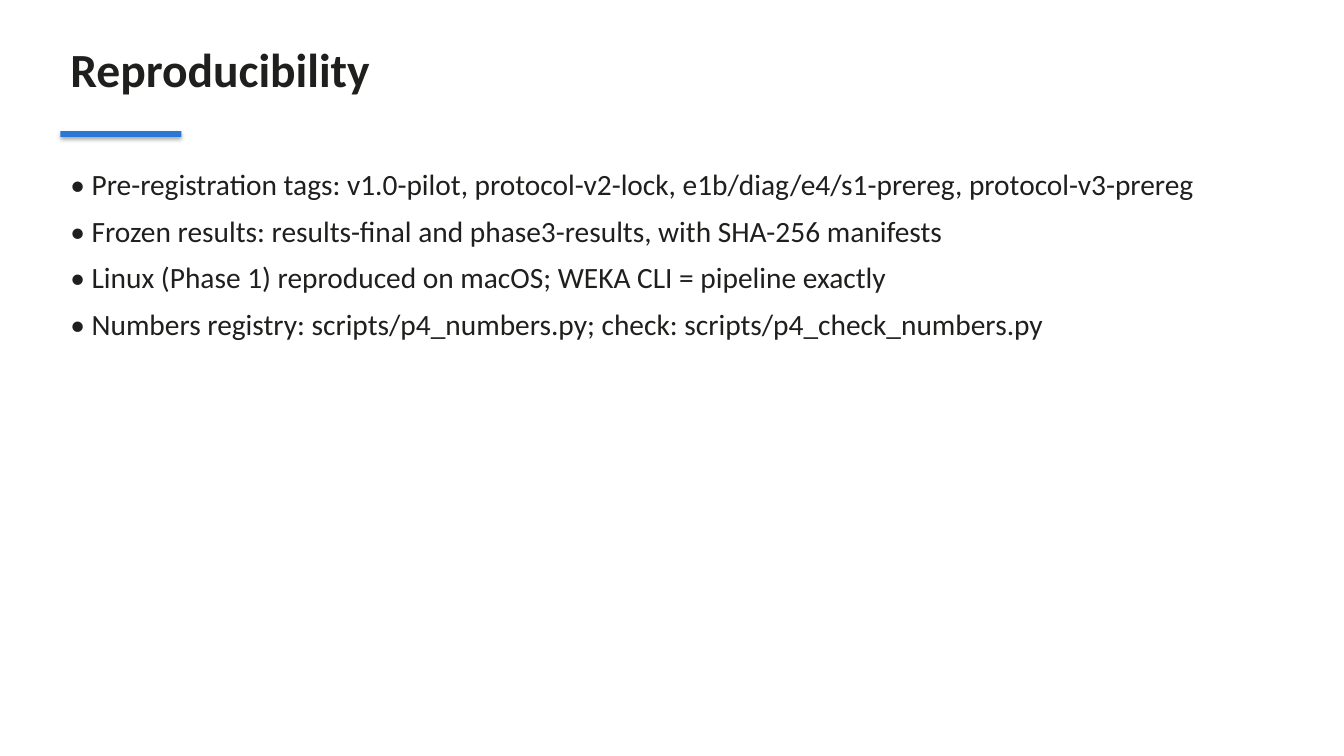
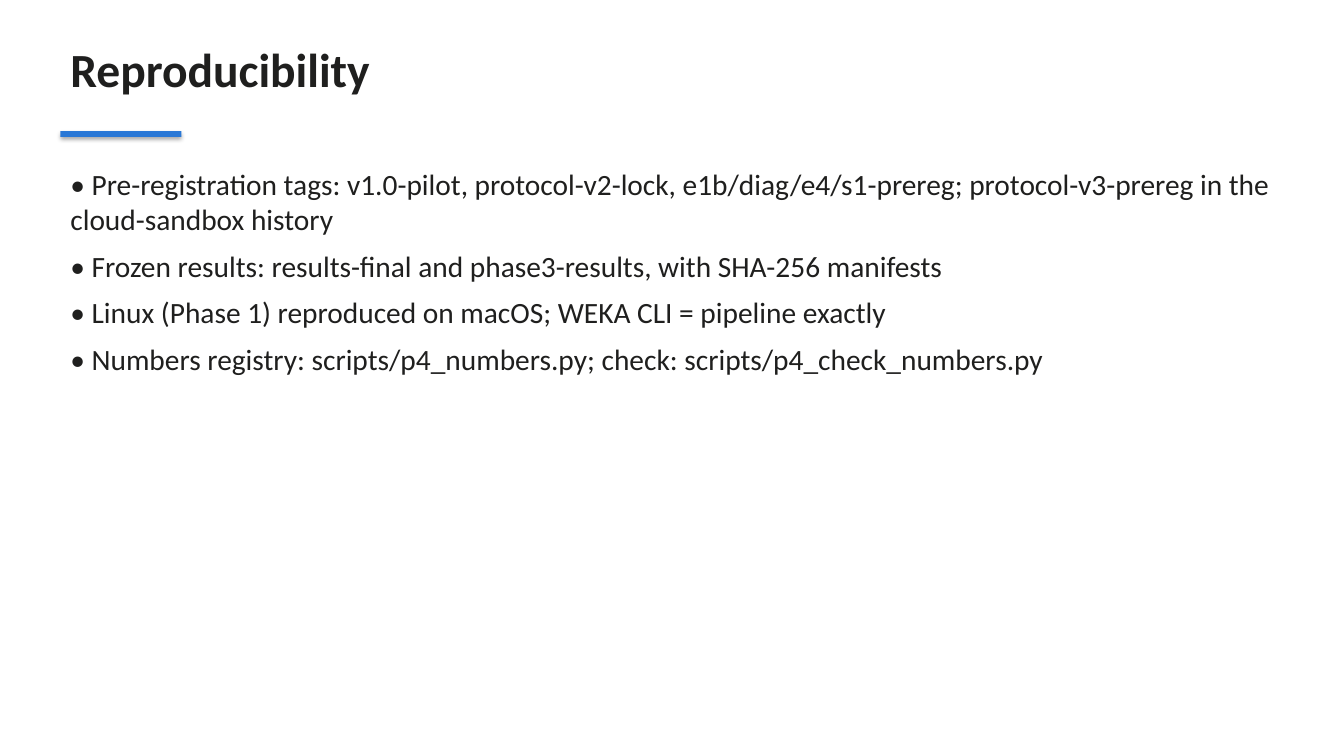
Before and after one commit to pm2m1/ec418-circor-research, a slide deck: slide 14 of report/EC418_slides.pptx. Drawn at 1344x756 pixels with LibreOffice and Linux fonts; fonts in the diff are those of the drawing. Boxes give left, top, right and bottom in pixels: in the first picture for what was removed or moved away, otherwise in the second. Text is boxed around its words. In the diff, an @@ line names an element or a change of style, - is before the commit and + after.

Commit message:
Report and slides: protocol-v3-prereg is in the cloud-sandbox history, not this repository
The reproducibility statement, the timeline appendix and the reproducibility slide listed
protocol-v3-prereg among this repository's tags. The tag exists only in the separate cloud-sandbox
history (annotated tag cc079a1 -> 54de9b3), as verified and recorded in
results/logs/p3_mac_provenance.txt; this repository has no such tag. The wording now says so.

```diff
--- a/report/EC418_slides.pptx
+++ b/report/EC418_slides.pptx
@@ text at bbox=[70, 174, 1269, 235]: text changed @@
-• Pre-registration tags: v1.0-pilot, protocol-v2-lock, e1b/diag/e4/s1-prereg, protocol-v3-prereg
+• Pre-registration tags: v1.0-pilot, protocol-v2-lock, e1b/diag/e4/s1-prereg; protocol-v3-prereg in the cloud-sandbox history
```
Also in this commit, not shown: 3 other files.
